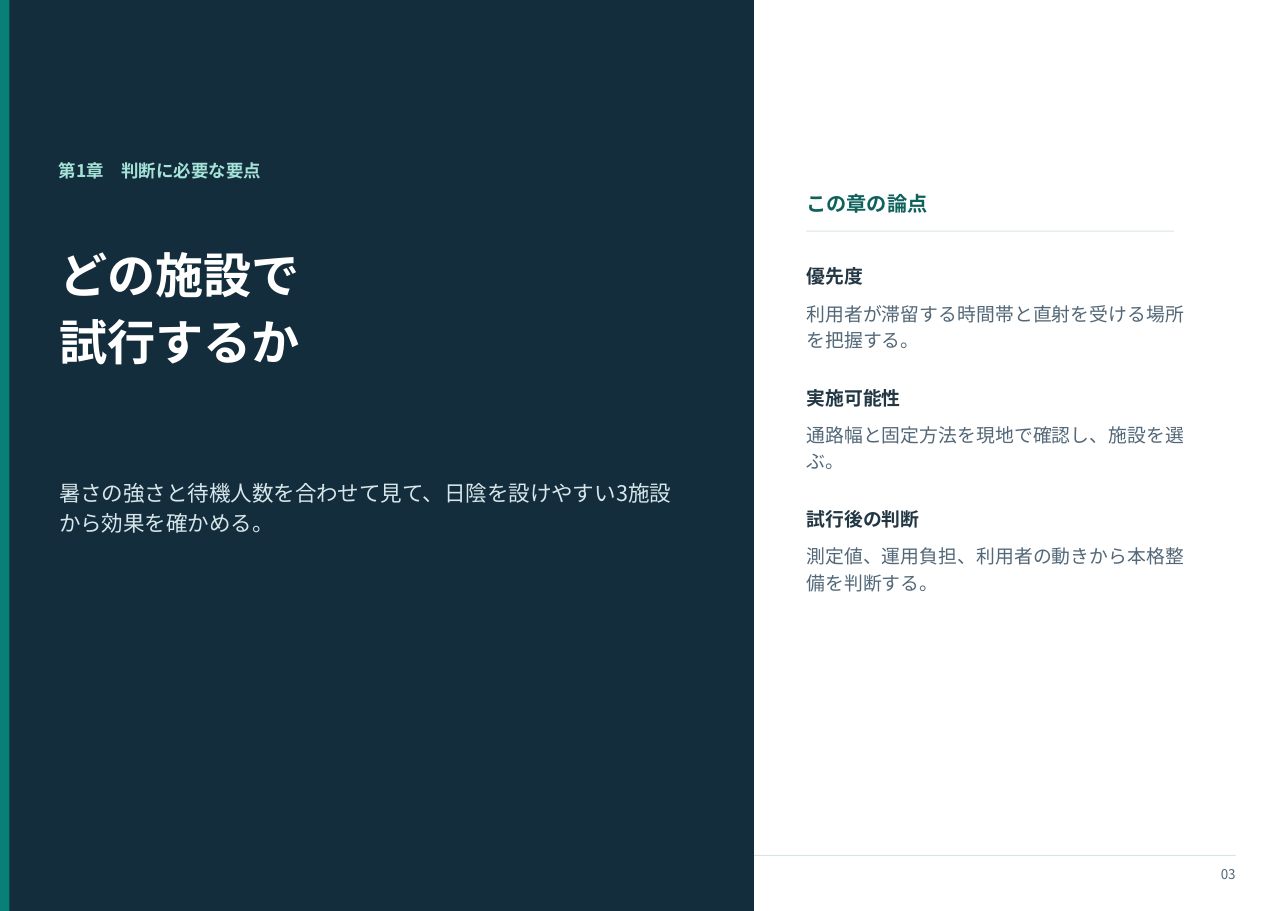
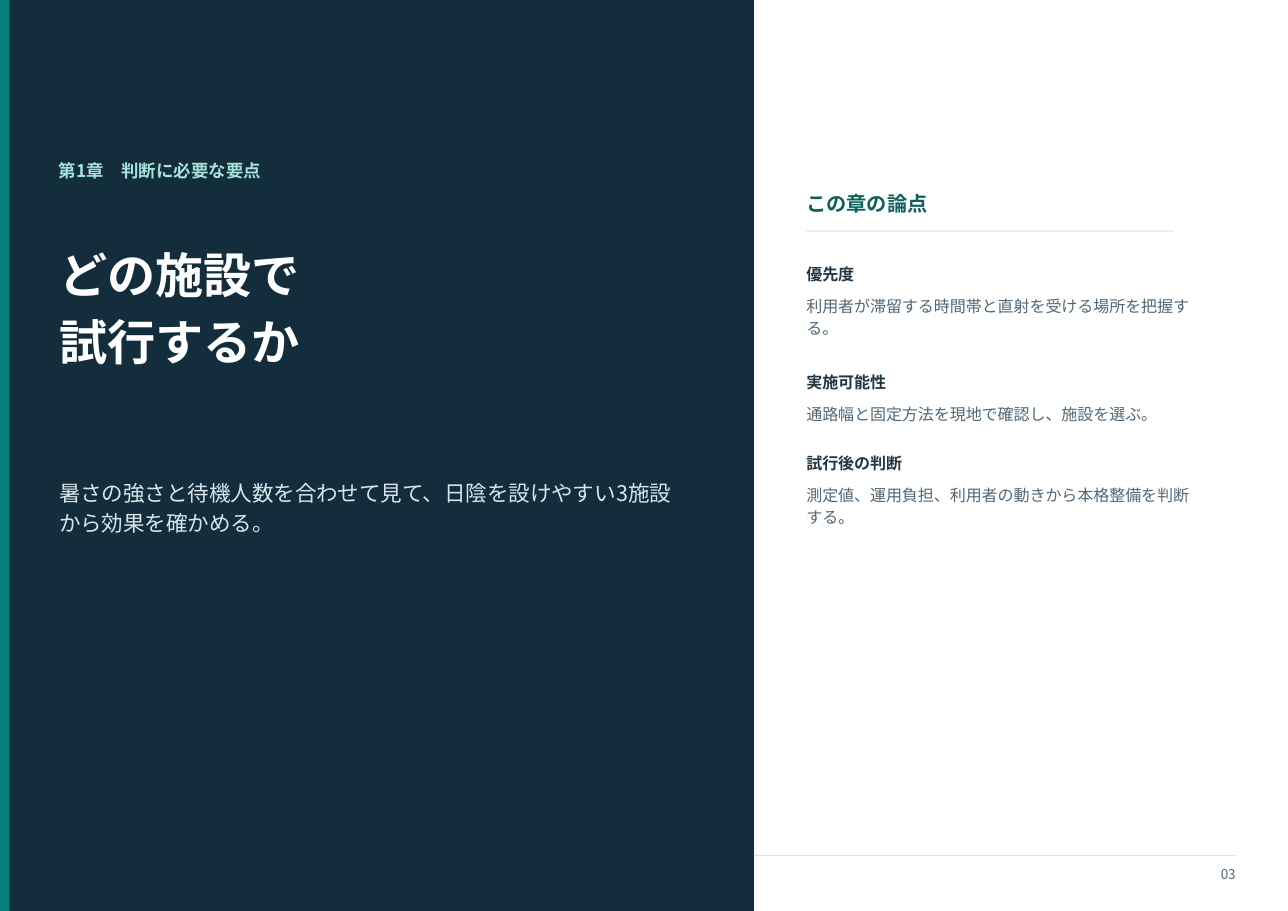
Before and after one commit to sibyl2501/consulting-pptx-templates, a slide deck: slide 3 of consulting_layout_examples.pptx. Drawn at 1288x911 pixels with LibreOffice and Linux fonts; fonts in the diff are those of the drawing. Boxes give left, top, right and bottom in pixels: in the first picture for what was removed or moved away, otherwise in the second. Text is boxed around its words. In the diff, an @@ line names an element or a change of style, - is before the commit and + after.

```diff
--- a/consulting_layout_examples.pptx
+++ b/consulting_layout_examples.pptx
@@ text "実施可能性": place and size @@
-text "実施可能性" at bbox=[806, 389, 900, 407]
+text "実施可能性" at bbox=[806, 374, 886, 390]
@@ text "通路幅と固定方法を現地で確認し、施設を選ぶ。": place and size @@
-text "通路幅と固定方法を現地で確認し、施設を選ぶ。" at bbox=[806, 426, 1184, 469]
+text "通路幅と固定方法を現地で確認し、施設を選ぶ。" at bbox=[806, 406, 1157, 422]
@@ text "試行後の判断": place and size @@
-text "試行後の判断" at bbox=[806, 510, 919, 528]
+text "試行後の判断" at bbox=[806, 455, 902, 471]
@@ size 12.3 to 10.5 pt in 6 elements at bbox=[806, 266, 854, 282], bbox=[806, 298, 1189, 335], bbox=[806, 374, 886, 390], bbox=[806, 406, 1157, 422], bbox=[806, 455, 902, 471], bbox=[806, 487, 1189, 524] @@
@@ text "測定値、運用負担、利用者の動きから本格整備を判断する。": place and size @@
-text "測定値、運用負担、利用者の動きから本格整備を判断する。" at bbox=[806, 547, 1184, 592]
+text "測定値、運用負担、利用者の動きから本格整備を判断する。" at bbox=[806, 487, 1189, 524]
```
Also in this commit, not shown: 12 other slides changed, 4 other files.
